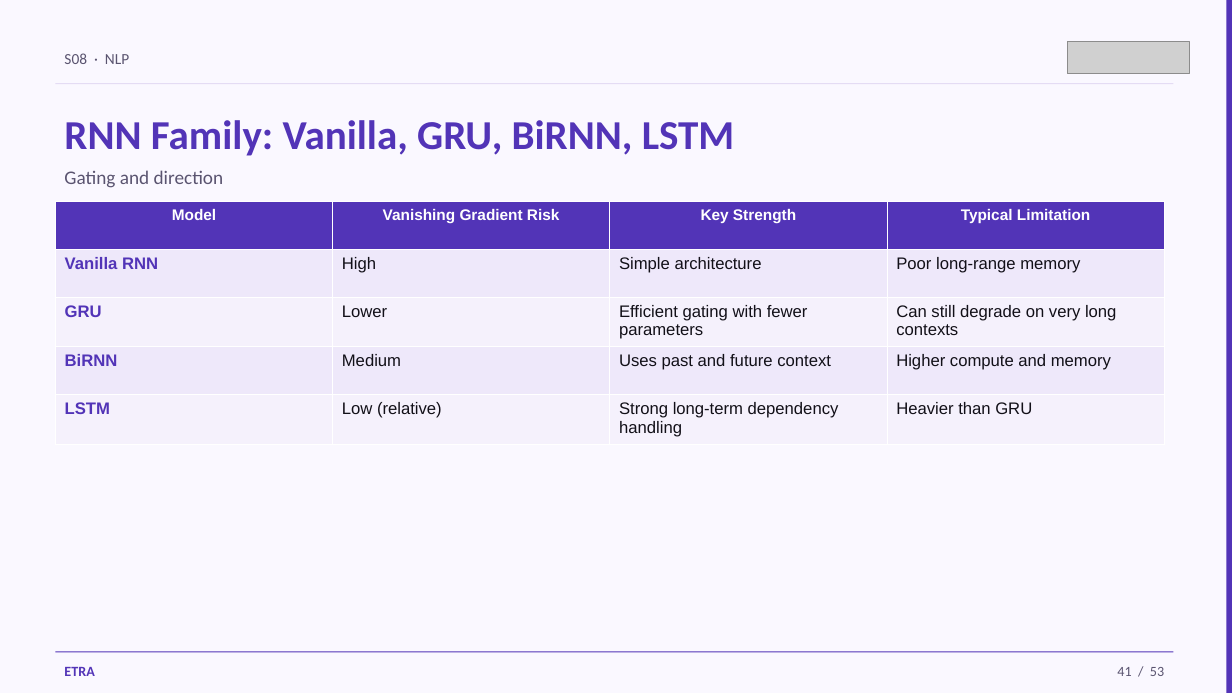
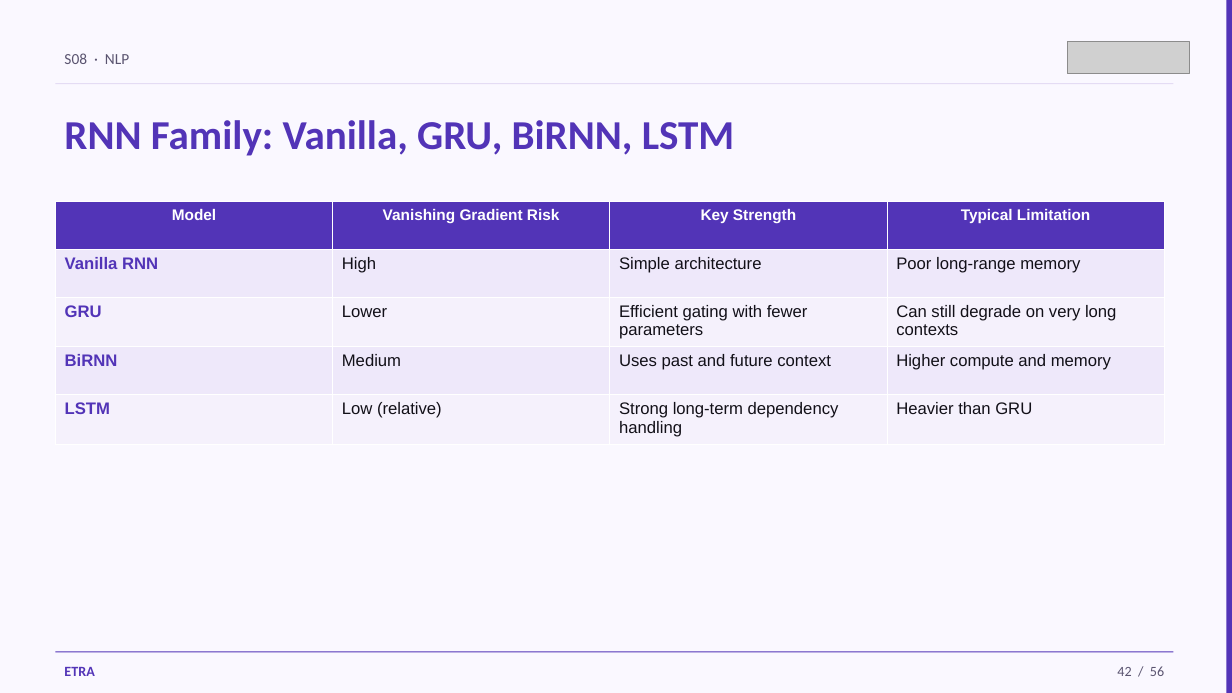
Before and after one commit to iksasa15/AI-ML, a slide deck: slide 42 of web-presentation/pdf-exports/Week3-Session1-NLP.pptx (slide 41 before the commit). Drawn at 1232x693 pixels with LibreOffice and Linux fonts; fonts in the diff are those of the drawing; grey boxes stand for pictures. Boxes give left, top, right and bottom in pixels: in the first picture for what was removed or moved away, otherwise in the second. Text is boxed around its words. In the diff, an @@ line names an element or a change of style, - is before the commit and + after.

```diff
--- a/web-presentation/pdf-exports/Week3-Session1-NLP.pptx
+++ b/web-presentation/pdf-exports/Week3-Session1-NLP.pptx
@@ text removed at box(64, 170, 224, 188) @@
-Gating and direction
@@ text at box(1117, 666, 1164, 676): text changed @@
-41 / 53
+42 / 56
```
Also in this commit, not shown: 49 other slides changed, 5 slides added, 2 slides removed, 6 other files.
